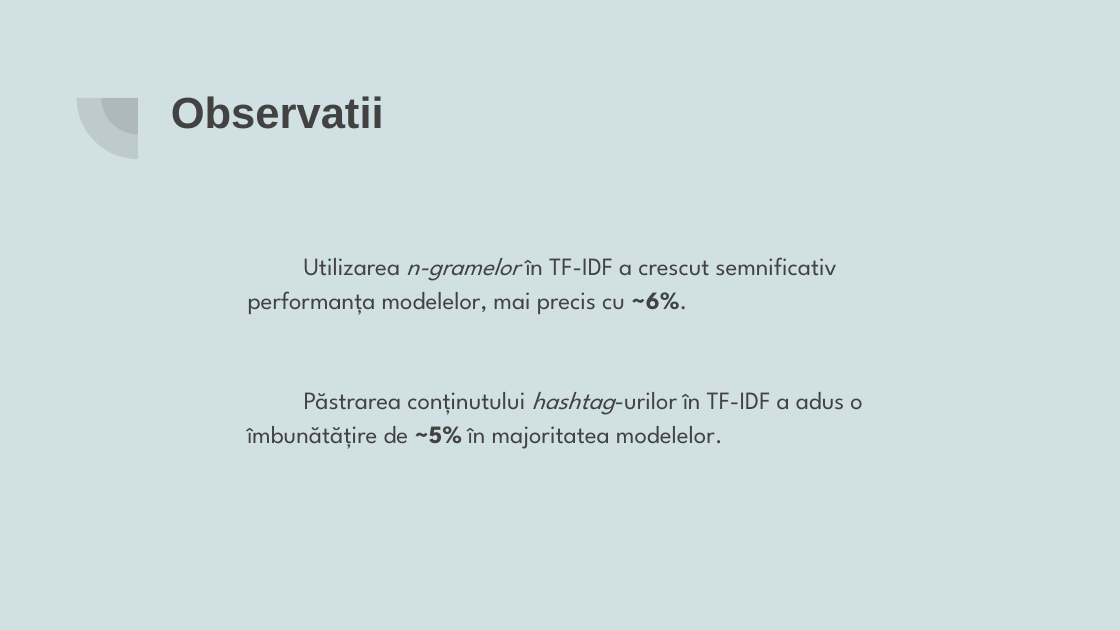
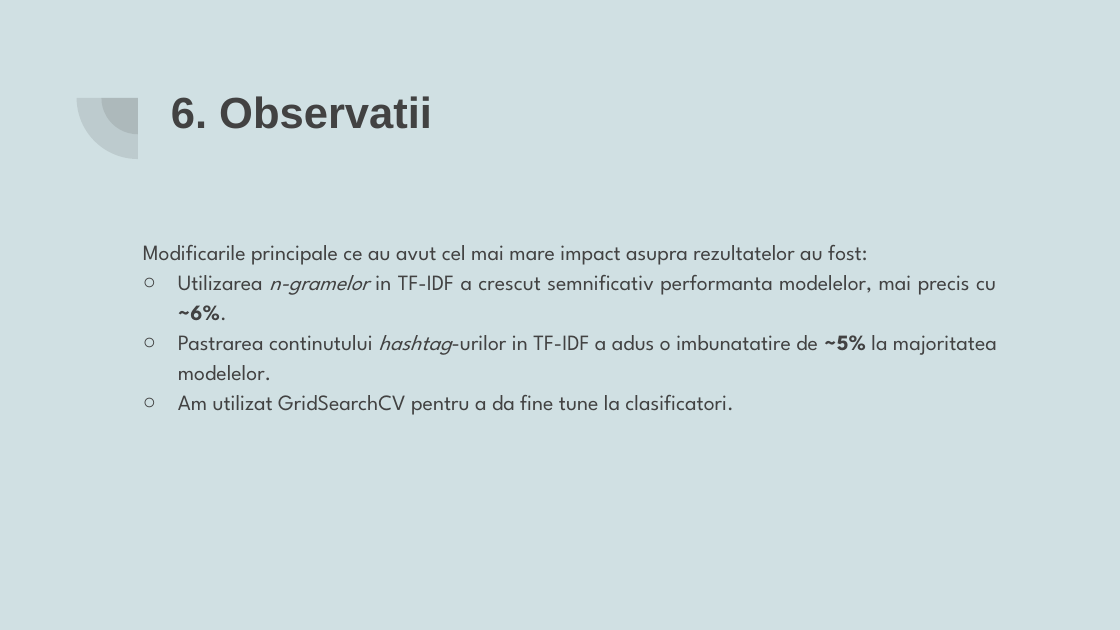
Before and after one commit to Cuciureanu-Dragos-Adrian/Foundations-of-NLP, a slide deck: slide 10 of Hate speech Analysis.pptx. Drawn at 1120x630 pixels with LibreOffice and Linux fonts; fonts in the diff are those of the drawing. Boxes give left, top, right and bottom in pixels: in the first picture for what was removed or moved away, otherwise in the second. Text is boxed around its words. In the diff, an @@ line names an element or a change of style, - is before the commit and + after.

```diff
--- a/Hate speech Analysis.pptx
+++ b/Hate speech Analysis.pptx
@@ title at [171,96,432,129]: text changed @@
-Observatii
+6. Observatii
@@ text at [143,245,997,415]: text changed; size 16 to 14 pt @@
-Utilizarea n-gramelor în TF-IDF a crescut semnificativ performanța modelelor, mai precis cu ~6%.
-Păstrarea conținutului hashtag-urilor în TF-IDF a adus o îmbunătățire de ~5% în majoritatea modelelor.
+Modificarile principale ce au avut cel mai mare impact asupra rezultatelor au fost:
+  ○ Utilizarea n-gramelor in TF-IDF a crescut semnificativ performanta modelelor, mai precis cu ~6%.
+  ○ Pastrarea continutului hashtag-urilor in TF-IDF a adus o imbunatatire de ~5% la majoritatea modelelor.
+  ○ Am utilizat GridSearchCV pentru a da fine tune la clasificatori.
```
Also in this commit, not shown: 6 other slides changed, 1 slide added, 2 other files.
